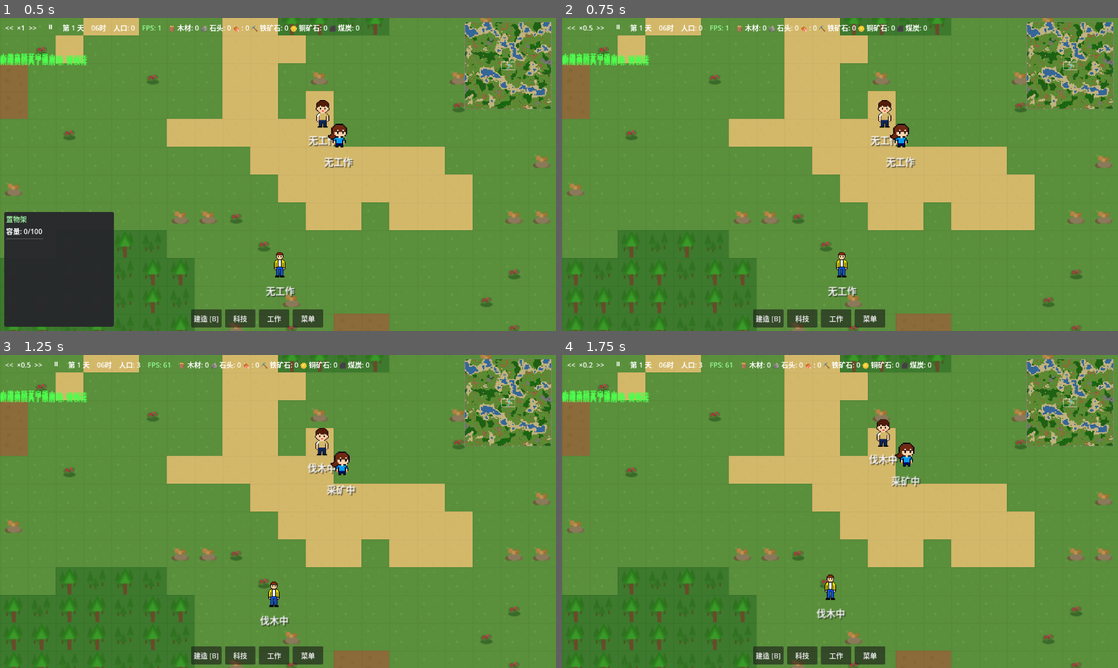
Above: before the commit, frames 1-4 (two rows, left to right).
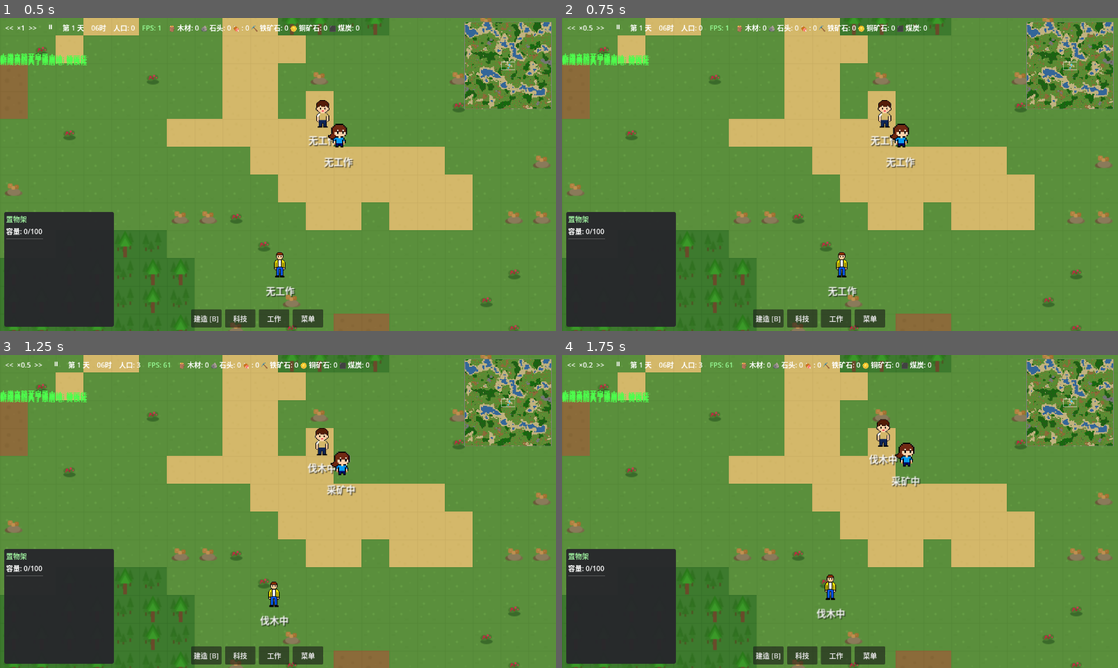
Above: after the commit, the same moments.

Repository: ZhanXuzhao/the-path-of-humanity
Game: Godot game, scene res://scenes/game.tscn
Two runs of this game, one before a commit and one after it. Both use one fixed random seed, a clock stepped at 60 frames per second and the inputs below.
Inputs (mouse positions are in pixels of both pictures, inside the frame that each line leads up to):
- Up to frame 1 (0.5 s): no input
- Up to frame 2 (0.75 s): click "<<" at 0.5 s
- Up to frame 3 (1.25 s): no input
- Up to frame 4 (1.75 s): tap Enter at 1.25 s; drag from (1067, 401) to (895, 442) at 1.27 s

Frame 1 is identical in both runs. In frame 2, 7.2% of the frame differs, in the area x 0-21%, y 62-99%; in frame 3, 7.2%; in frame 4, 7.2%.

Commit message:
fix: 鼠标悬浮在UI面板上时阻止滚轮缩放和点击穿透
- 相机控制器: 滚轮缩放前检查鼠标是否在UI控件上，避免面板上滚轮误触发缩放
- Game: 左键点击前检查鼠标是否在UI控件上，避免点击面板时误取消选中/误建造
- 使用 is_visible_in_tree() 确保隐藏面板的子节点不被误判为可见

Diff:
--- a/scripts/core/camera_controller.gd
+++ b/scripts/core/camera_controller.gd
@@ -38,8 +38,8 @@
 		position -= delta * (1.0 / zoom.x)
 		drag_start = event.position
 
-	# 滚轮缩放
-	if event is InputEventMouseButton:
+	# 滚轮缩放（鼠标在UI面板上时不触发）
+	if event is InputEventMouseButton and not _is_mouse_over_ui():
 		if event.button_index == MOUSE_BUTTON_WHEEL_UP:
 			zoom_level = max(MIN_ZOOM, zoom_level - 0.2)
 			zoom = Vector2(zoom_level, zoom_level)
@@ -85,3 +85,22 @@
 	_focus_tween.set_ease(Tween.EASE_OUT)
 	_focus_tween.set_trans(Tween.TRANS_CUBIC)
 	_focus_tween.tween_property(self, "position", target_pos, duration)
+
+func _is_mouse_over_ui() -> bool:
+	"""检查鼠标是否悬浮在任意可见 UI 控件上方"""
+	var mouse_pos = get_viewport().get_mouse_position()
+	var ui_layer = get_node_or_null("/root/Game/UI")
+	if not ui_layer:
+		return false
+	return _check_control_at_pos(ui_layer, mouse_pos)
+
+func _check_control_at_pos(node: Node, pos: Vector2) -> bool:
+	"""递归检查鼠标位置是否在某个可见 Control 的矩形区域内"""
+	for child in node.get_children():
+		if child is Control and child.is_visible_in_tree():
+			if child.get_global_rect().has_point(pos):
+				return true
+		if child.get_child_count() > 0:
+			if _check_control_at_pos(child, pos):
+				return true
+	return false
--- a/scripts/core/game.gd
+++ b/scripts/core/game.gd
@@ -503,6 +503,10 @@
 	# 右键退出建造模式
 	if event is InputEventMouseButton and event.button_index == MOUSE_BUTTON_RIGHT and event.pressed and build_mode:
 		exit_build_mode()
+		return
+
+	# 点击UI控件时不处理世界点击逻辑
+	if event.is_action_pressed("left_click") and _is_mouse_over_ui():
 		return
 
 	if event.is_action_pressed("left_click") and build_mode:
@@ -1244,3 +1248,22 @@
 
 	for key in expired_keys:
 		_claimed_harvest_resources.erase(key)
+
+func _is_mouse_over_ui() -> bool:
+	"""检查鼠标是否悬浮在任意可见 UI 控件上方（点击UI时不触发世界操作）"""
+	var mouse_pos = get_viewport().get_mouse_position()
+	var ui_layer = get_node_or_null("UI")
+	if not ui_layer:
+		return false
+	return _check_control_at_pos(ui_layer, mouse_pos)
+
+func _check_control_at_pos(node: Node, pos: Vector2) -> bool:
+	"""递归检查鼠标位置是否在某个可见 Control 的矩形区域内"""
+	for child in node.get_children():
+		if child is Control and child.is_visible_in_tree():
+			if child.get_global_rect().has_point(pos):
+				return true
+		if child.get_child_count() > 0:
+			if _check_control_at_pos(child, pos):
+				return true
+	return false
